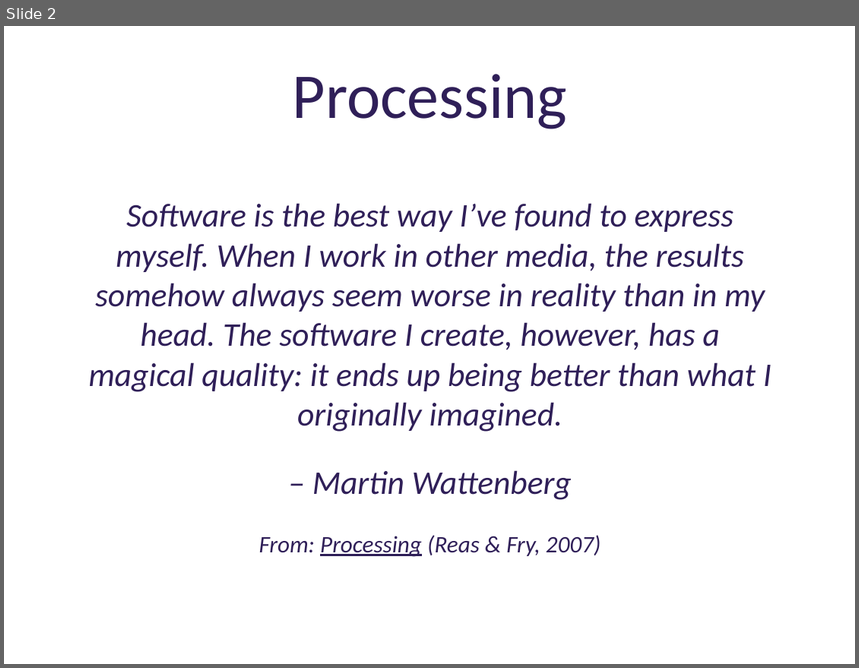
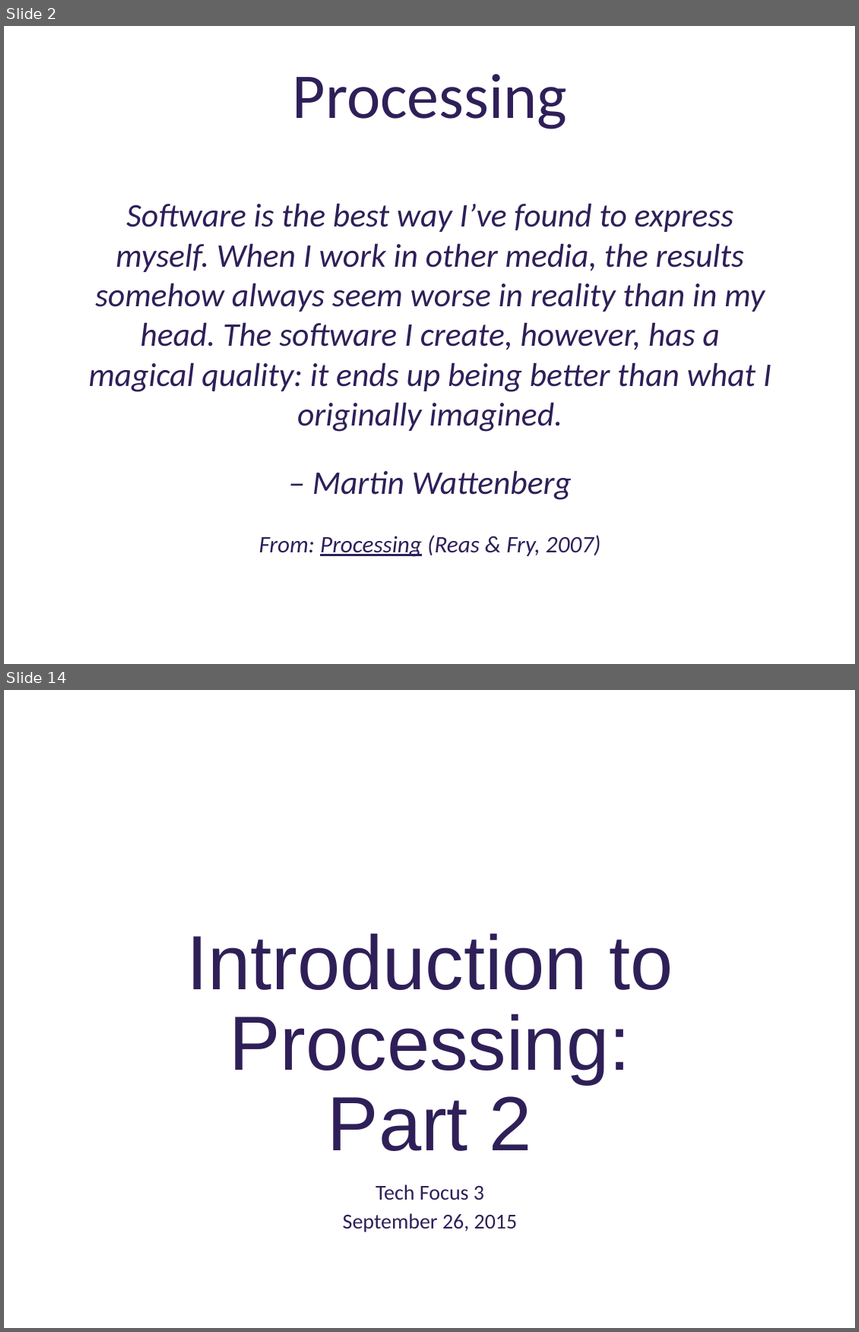
Before and after one commit to deenaengel/TF3_ProcessingSlides, a slide deck: Processing_Presentation_TF3_DE_notes.pptx. Shown one above the other, each under a label of ours: slide 2 before the commit, slides 2 and 14 after it; the slides between them are not shown. The pictures are 859x668 and 859x1332 pixels, drawn with LibreOffice and Linux fonts; fonts in the diff are those of the drawing; background and template pictures are left out. Boxes give left, top, right and bottom in pixels: in the first picture for what was removed or moved away, otherwise in the second. Text is boxed around its words. In the diff, an @@ line names an element or a change of style, - is before the commit and + after.

Commit message:
Added introduction to color, shapes; brief bibliography for Part 1

```diff
--- a/Processing_Presentation_TF3_DE_notes.pptx
+++ b/Processing_Presentation_TF3_DE_notes.pptx
@@ slide 14 added at (4, 690, 855, 1328), background picture (left out) @@
@@ title added at (186, 933, 673, 1151), 65 pt, text #2F1F58 @@
+Introduction to Processing: Part 2
@@ subtitle added at (343, 1185, 518, 1233), 18 pt, text #2F1F58 @@
+Tech Focus 3
+September 26, 2015
```
Also in this commit, not shown: 2 slides changed, 15 other slides added, 1 slide removed.
